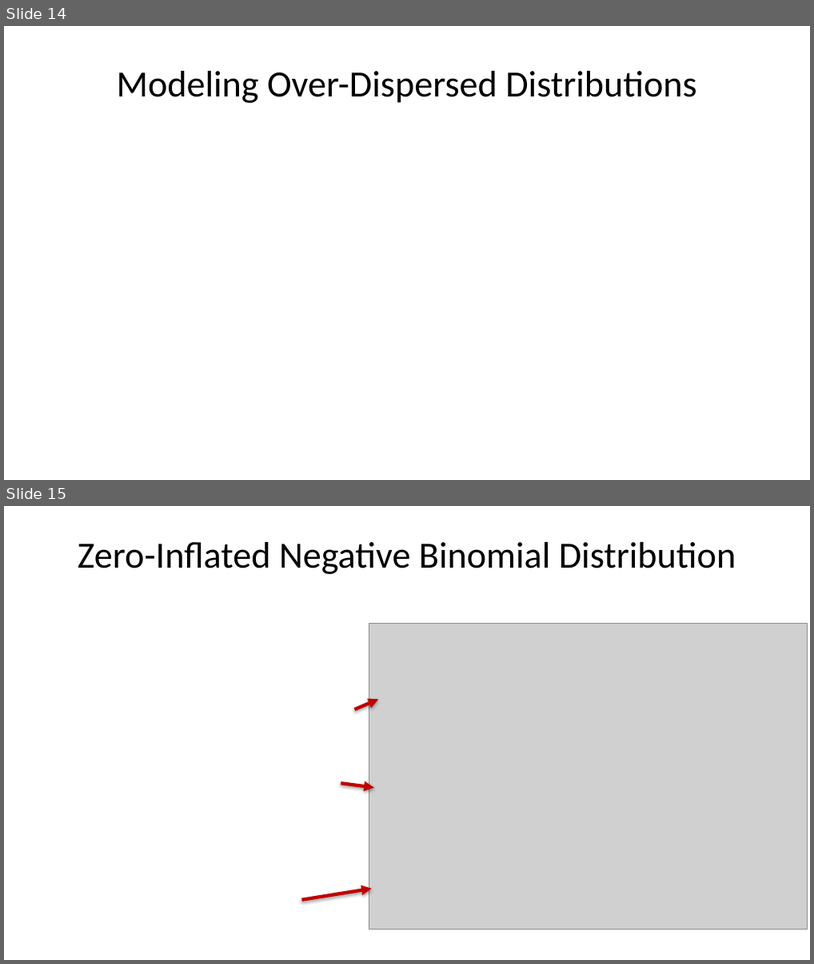
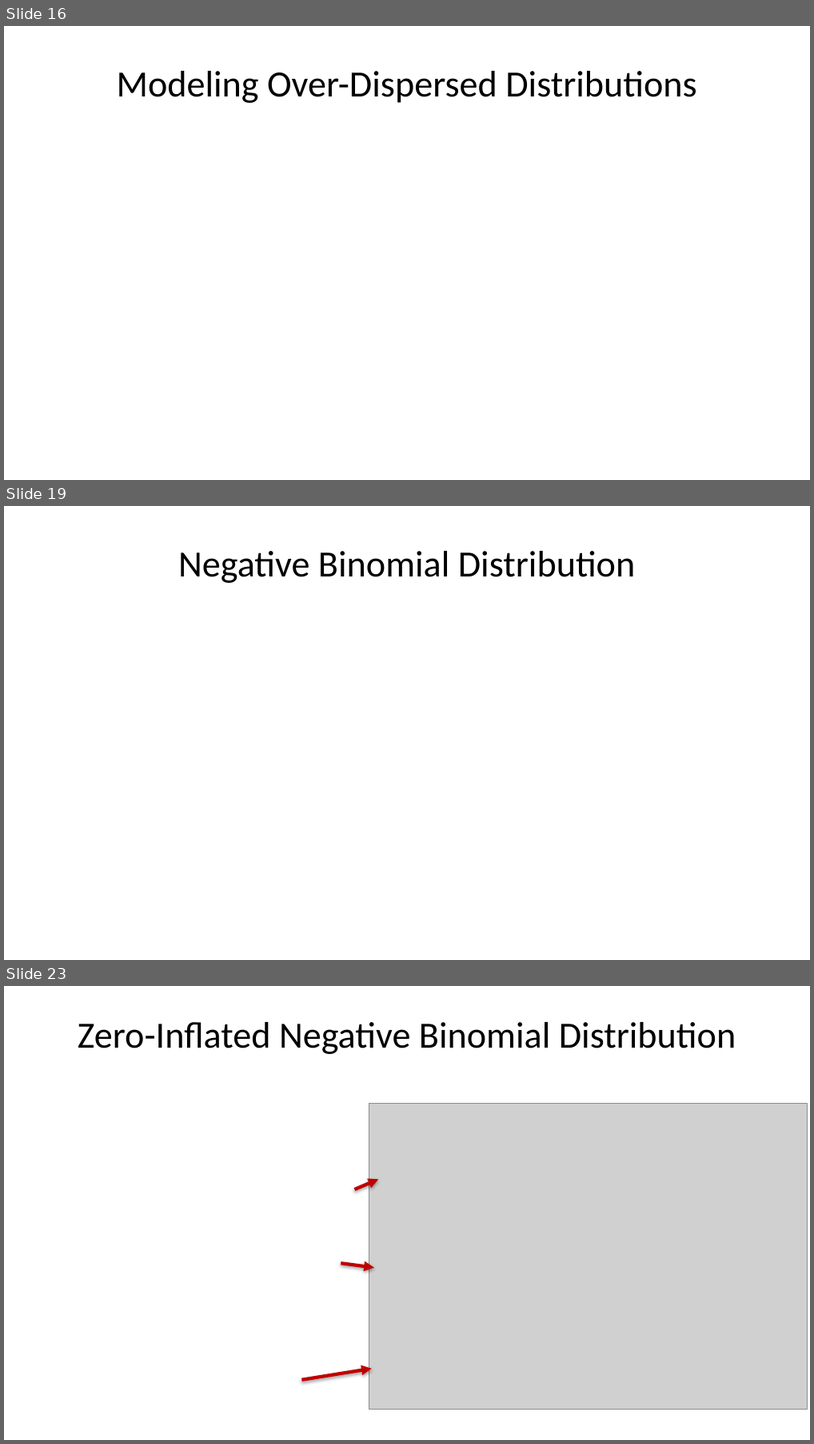
Before and after one commit to StephenElston/CSCI-E-83, a slide deck: LectureSlides/10b_ModelsFor OutliersAndOverdispersion.pptx. Shown one above the other, each under a label of ours: slides 14 and 15 before the commit, slides 16, 19 and 23 after it; the slides between them are not shown. The pictures are 814x964 and 814x1444 pixels, drawn with LibreOffice and Linux fonts; fonts in the diff are those of the drawing; grey boxes stand for pictures. Boxes give left, top, right and bottom in pixels: in the first picture for what was removed or moved away, otherwise in the second. Text is boxed around its words. In the diff, an @@ line names an element or a change of style, - is before the commit and + after.

Commit message:
Added material on negative binomial distribution to deck

```diff
--- a/LectureSlides/10b_ModelsFor OutliersAndOverdispersion.pptx
+++ b/LectureSlides/10b_ModelsFor OutliersAndOverdispersion.pptx
@@ slide 19 added at (4, 506, 810, 960), background #FFFFFF @@
@@ title added at (178, 551, 635, 583), 33 pt, text #000000 @@
+Negative Binomial Distribution
@@ what was slide 14 is now slide 16 @@
@@ what was slide 15 is now slide 23 @@
```
Also in this commit, not shown: 6 slides changed, 10 other slides added, 2 slides removed.
